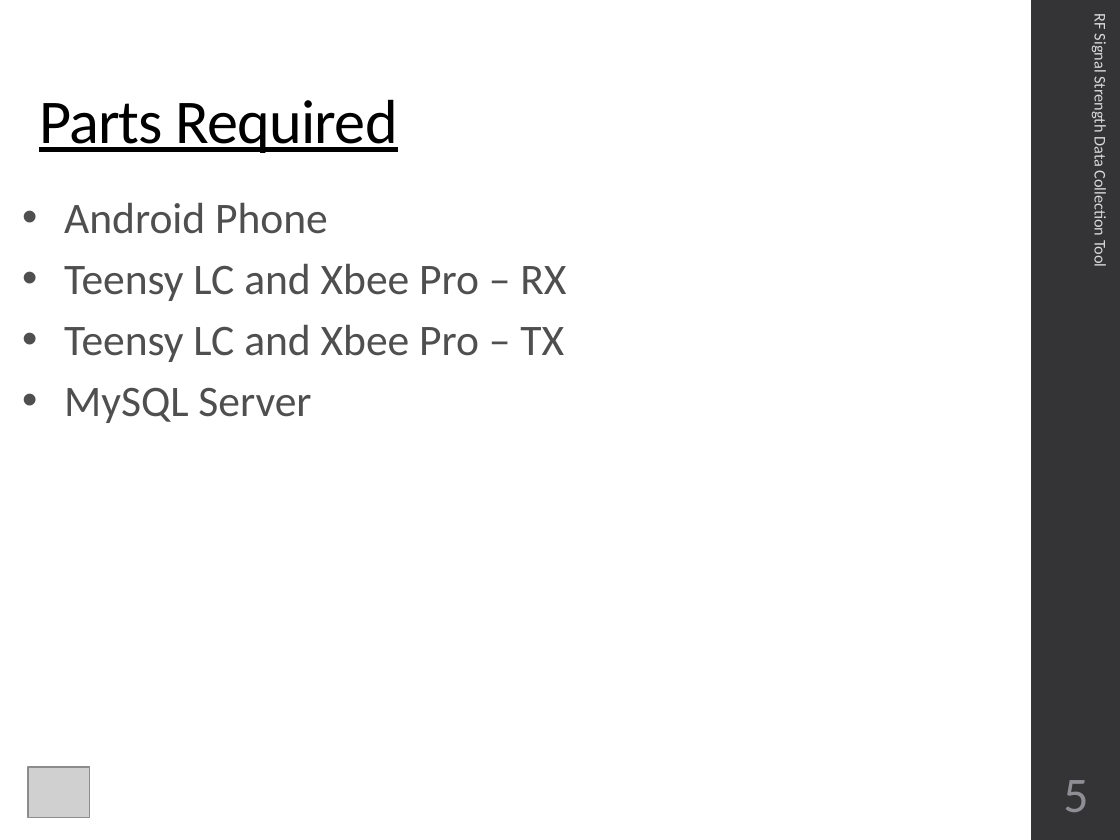
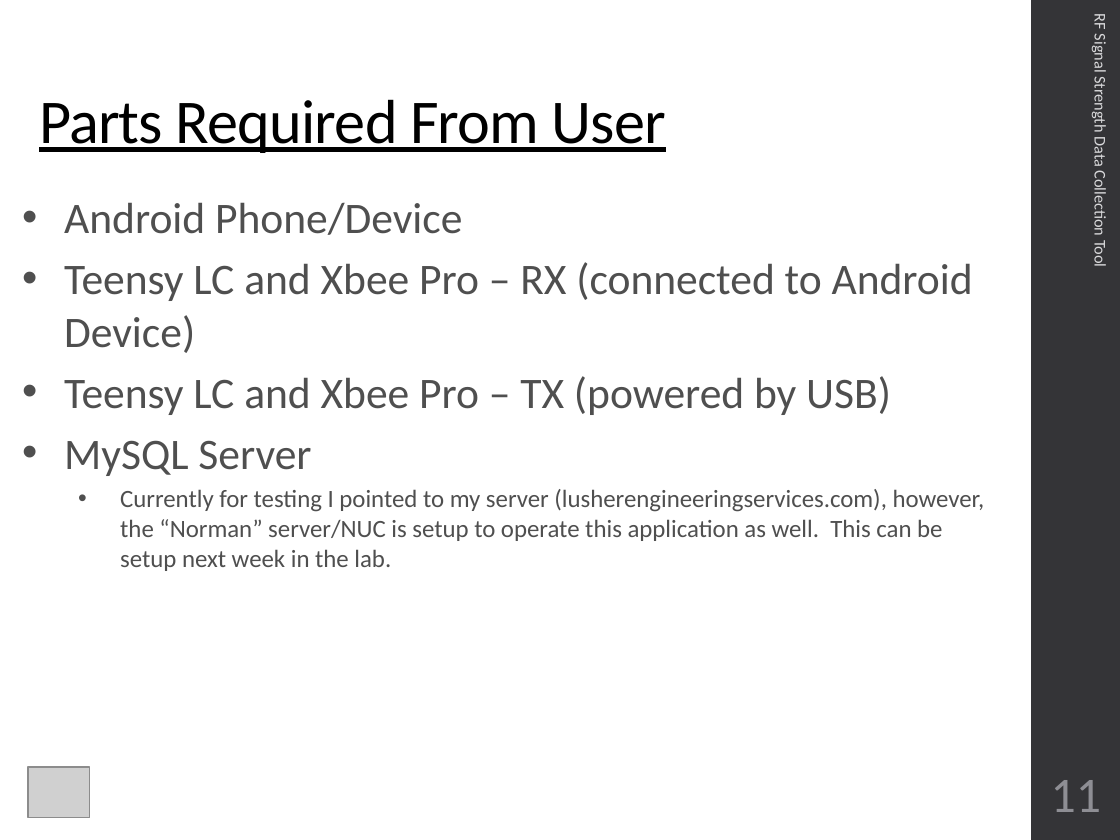
Before and after one commit to CourseReps/ECEN489-Spring2016, a slide deck: slide 12 of Students/johnlusher/Project_3/ECEN689_Project_3_John_Lusher.pptx (slide 6 before the commit). Drawn at 1120x840 pixels with LibreOffice and Linux fonts; fonts in the diff are those of the drawing; grey boxes stand for pictures. Boxes give left, top, right and bottom in pixels: in the first picture for what was removed or moved away, otherwise in the second. Text is boxed around its words. In the diff, an @@ line names an element or a change of style, - is before the commit and + after.

```diff
--- a/Students/johnlusher/Project_3/ECEN689_Project_3_John_Lusher.pptx
+++ b/Students/johnlusher/Project_3/ECEN689_Project_3_John_Lusher.pptx
@@ title at (39,99,666,153): text changed @@
-Parts Required
+Parts Required From User
@@ text at (64,202,973,415): text changed @@
-• Android Phone
-• Teensy LC and Xbee Pro – RX
-• Teensy LC and Xbee Pro – TX
+• Android Phone/Device
+• Teensy LC and Xbee Pro – RX (connected to Android Device)
+• Teensy LC and Xbee Pro – TX (powered by USB)
@@ text at (120,489,985,571): paragraph added @@
+  • Currently for testing I pointed to my server (lusherengineeringservices.com), however, the “Norman” server/NUC is setup to operate this application as well. This can be setup next week in the lab.
@@ page number at (1051,780,1101,812): text changed @@
-5
+11
```
Also in this commit, not shown: 3 other slides changed, 6 slides added, 1 slide removed, 6 other files.
